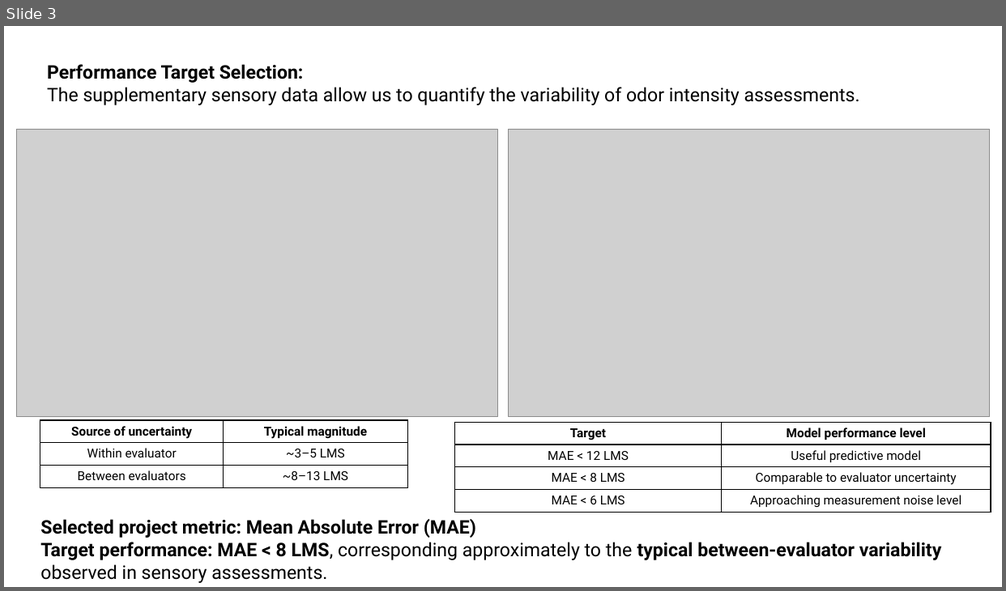
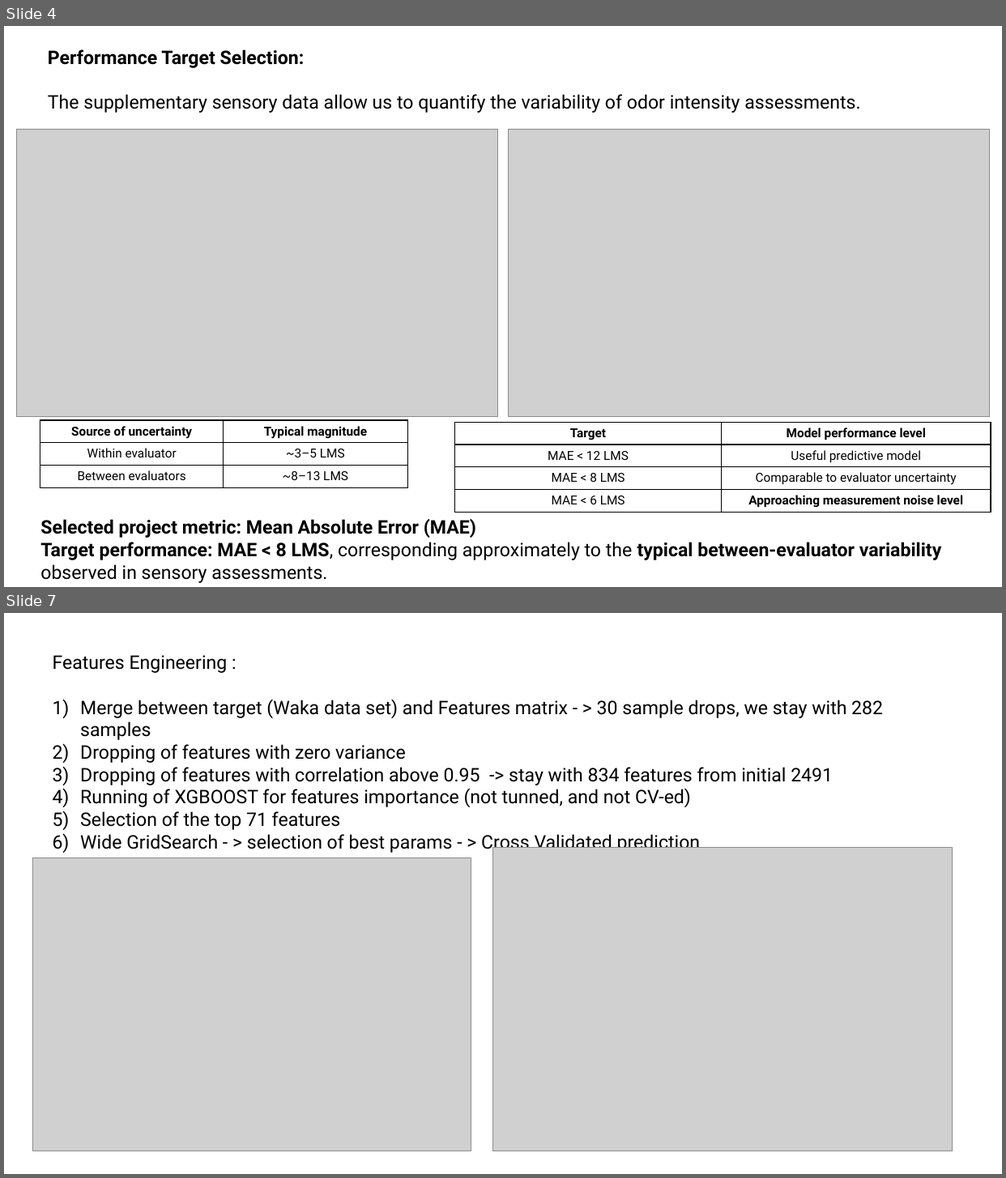
Before and after one commit to kiriyevskykiril/ai-program-2026, a slide deck: project_1/precentation/Smell intensity presentation.pptx. Shown one above the other, each under a label of ours: slide 3 before the commit, slides 4 and 7 after it; the slides between them are not shown. The pictures are 1006x591 and 1006x1178 pixels, drawn with LibreOffice and Linux fonts; fonts in the diff are those of the drawing; grey boxes stand for pictures. Boxes give left, top, right and bottom in pixels: in the first picture for what was removed or moved away, otherwise in the second. Text is boxed around its words. In the diff, an @@ line names an element or a change of style, - is before the commit and + after.

```diff
--- a/project_1/precentation/Smell intensity presentation.pptx
+++ b/project_1/precentation/Smell intensity presentation.pptx
@@ slide 7 added at (4, 613, 1002, 1174), background #FFFFFF @@
@@ text added at (53, 655, 883, 853), 18 pt, text #000000 @@
+Features Engineering :
+1) Merge between target (Waka data set) and Features matrix - > 30 sample drops, we stay with 282 samples
+2) Dropping of features with zero variance
+3) Dropping of features with correlation above 0.95 -> stay with 834 features from initial 2491
+4) Running of XGBOOST for features importance (not tunned, and not CV-ed)
+5) Selection of the top 71 features
+6) Wide GridSearch - > selection of best params - > Cross Validated prediction
@@ picture added at (493, 848, 953, 1152) @@
@@ picture added at (32, 858, 471, 1152) @@
@@ what was slide 3 is now slide 4 @@
@@ slide 4 changed as well @@
@@ text "Performance Target Selection:" rewrapped from (47, 64, 860, 105) to (48, 49, 860, 113) @@
@@ table at (454, 422, 991, 512) @@
@@ bold on in "Approaching measurement noise level" @@
```
Also in this commit, not shown: 2 other slides changed, 15 other slides added, 16 other files.
